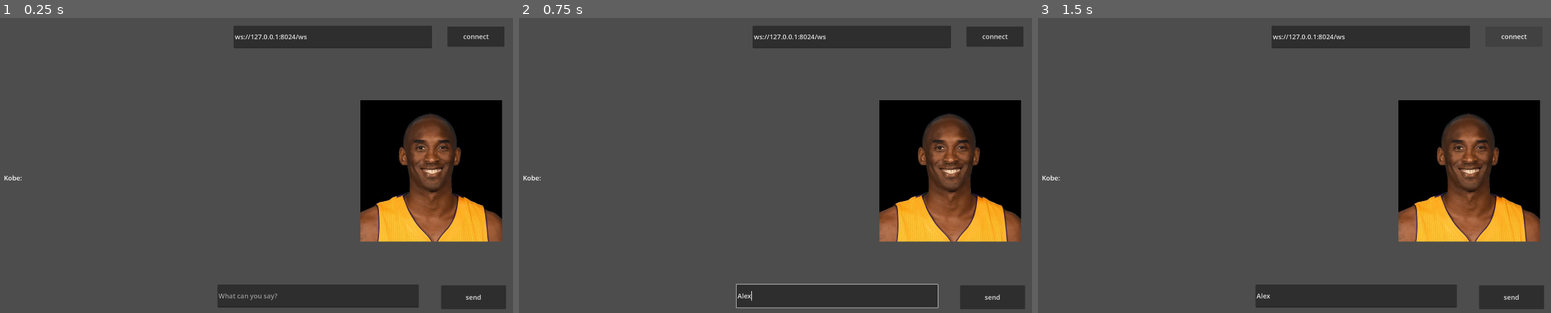
Above: before the commit, frames 1-3 (left to right).
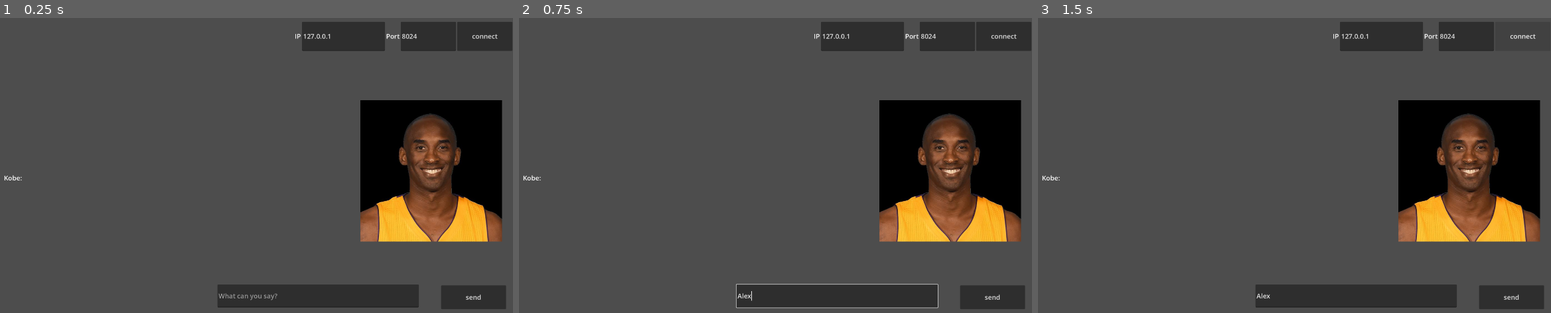
Above: after the commit, the same moments.

Repository: weiyi-boynextdoor/ProjectKobeClient
Game: Godot game, scene res://main_ui.tscn
Two runs of this game, one before a commit and one after it. Both use one fixed random seed, a clock stepped at 60 frames per second and the inputs below.
Inputs (mouse positions are in pixels of both pictures, inside the frame that each line leads up to):
- Up to frame 1 (0.25 s): no input
- Up to frame 2 (0.75 s): click (837, 295) at 0.52 s; type "Alex" at 0.6 s
- Up to frame 3 (1.5 s): click "connect" at 1.25 s

The runs differ from the first frame. In frame 1, 2.5% of the frame differs, in the area x 45-100%, y 1-12%; in frame 2, 2.5%; in frame 3, 2.1%.

Commit message:
split ip and port

Diff:
--- a/main_ui.gd
+++ b/main_ui.gd
@@ -19,13 +19,14 @@
 
 var audio_stream_generator: AudioStreamGenerator = AudioStreamGenerator.new()
 
-@onready var btn_connect := $btn_connect
+@onready var btn_connect := $Top/btn_connect
 @onready var audio_player := $audio_player
 @onready var img_kobe_dynamic := $img_kobe_dynamic
 @onready var img_kobe_static := $img_kobe_static
 @onready var text_assistant_response := $text_assistant_response
 @onready var text_user_input := $text_user_input
-@onready var text_connect_ip := $text_connect_ip
+@onready var text_connect_ip := $Top/text_connect_ip
+@onready var text_connect_port := $Top/text_connect_port
 
 
 func _ready() -> void:
@@ -180,7 +181,7 @@
 func _on_btn_connect_pressed() -> void:
 	match websocket.get_ready_state():
 		WebSocketPeer.STATE_CLOSED:
-			var url: String = text_connect_ip.text.strip_edges()
+			var url: String = "ws://{0}:{1}/ws".format([text_connect_ip.text.strip_edges(), text_connect_port.text.strip_edges()])
 			connect_timer = 0.0
 			websocket.connect_to_url(url)
 		WebSocketPeer.STATE_OPEN:
--- a/main_ui.tscn
+++ b/main_ui.tscn
@@ -33,20 +33,6 @@
 [node name="audio_player" type="AudioStreamPlayer" parent="." unique_id=1970930912]
 stream = ExtResource("2")
 
-[node name="btn_connect" type="Button" parent="." unique_id=492468769]
-layout_mode = 1
-anchors_preset = 1
-anchor_left = 1.0
-anchor_right = 1.0
-offset_left = -237.0
-offset_top = 31.0
-offset_right = -31.0
-offset_bottom = 104.0
-grow_horizontal = 0
-theme_override_font_sizes/font_size = 24
-text = "connect
-"
-
 [node name="text_assistant_response" type="RichTextLabel" parent="." unique_id=75583829]
 layout_mode = 1
 anchors_preset = -1
@@ -81,19 +67,6 @@
 theme_override_font_sizes/font_size = 24
 placeholder_text = "What can you say?"
 
-[node name="text_connect_ip" type="LineEdit" parent="." unique_id=747993994]
-layout_mode = 1
-anchors_preset = -1
-anchor_left = 1.0
-anchor_right = 1.0
-offset_left = -1010.0
-offset_top = 28.0
-offset_right = -293.0
-offset_bottom = 109.0
-theme_override_font_sizes/font_size = 24
-text = "ws://127.0.0.1:8024/ws"
-placeholder_text = "input server addr here"
-
 [node name="img_kobe_static" type="TextureRect" parent="." unique_id=2075090691]
 layout_mode = 1
 anchors_preset = -1
@@ -125,5 +98,46 @@
 texture = ExtResource("4_4uoxc")
 stretch_mode = 5
 
+[node name="Top" type="HBoxContainer" parent="." unique_id=1241043287]
+layout_mode = 1
+anchors_preset = -1
+anchor_right = 1.0
+offset_left = 799.0
+offset_top = 14.0
+offset_right = -2.0
+offset_bottom = 119.0
+alignment = 2
+
+[node name="Label1" type="Label" parent="Top" unique_id=975245532]
+layout_mode = 2
+theme_override_font_sizes/font_size = 24
+text = "IP"
+
+[node name="text_connect_ip" type="LineEdit" parent="Top" unique_id=747993994]
+custom_minimum_size = Vector2(300, 0)
+layout_mode = 2
+theme_override_font_sizes/font_size = 24
+text = "127.0.0.1"
+placeholder_text = "input server addr here"
+
+[node name="Label2" type="Label" parent="Top" unique_id=2000143342]
+layout_mode = 2
+theme_override_font_sizes/font_size = 24
+text = "Port"
+
+[node name="text_connect_port" type="LineEdit" parent="Top" unique_id=552051051]
+custom_minimum_size = Vector2(200, 0)
+layout_mode = 2
+theme_override_font_sizes/font_size = 24
+text = "8024"
+placeholder_text = "input server addr here"
+
+[node name="btn_connect" type="Button" parent="Top" unique_id=492468769]
+custom_minimum_size = Vector2(200, 0)
+layout_mode = 2
+theme_override_font_sizes/font_size = 24
+text = "connect
+"
+
 [connection signal="pressed" from="btn_send" to="." method="_on_btn_send_pressed"]
-[connection signal="pressed" from="btn_connect" to="." method="_on_btn_connect_pressed"]
+[connection signal="pressed" from="Top/btn_connect" to="." method="_on_btn_connect_pressed"]
